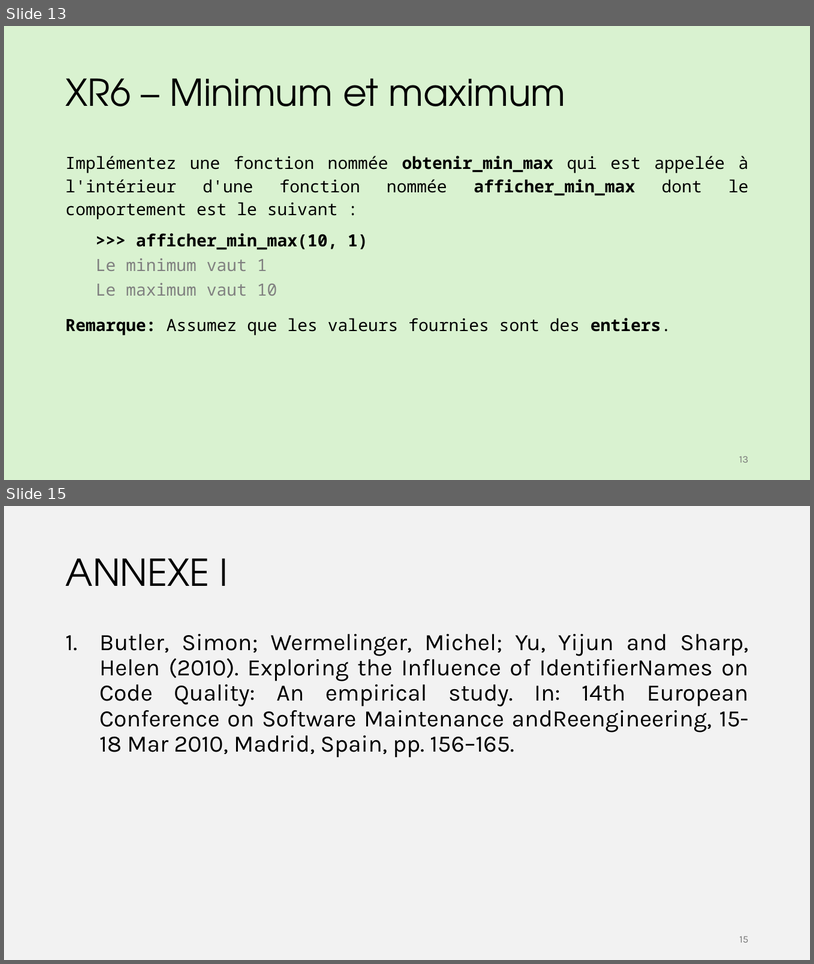
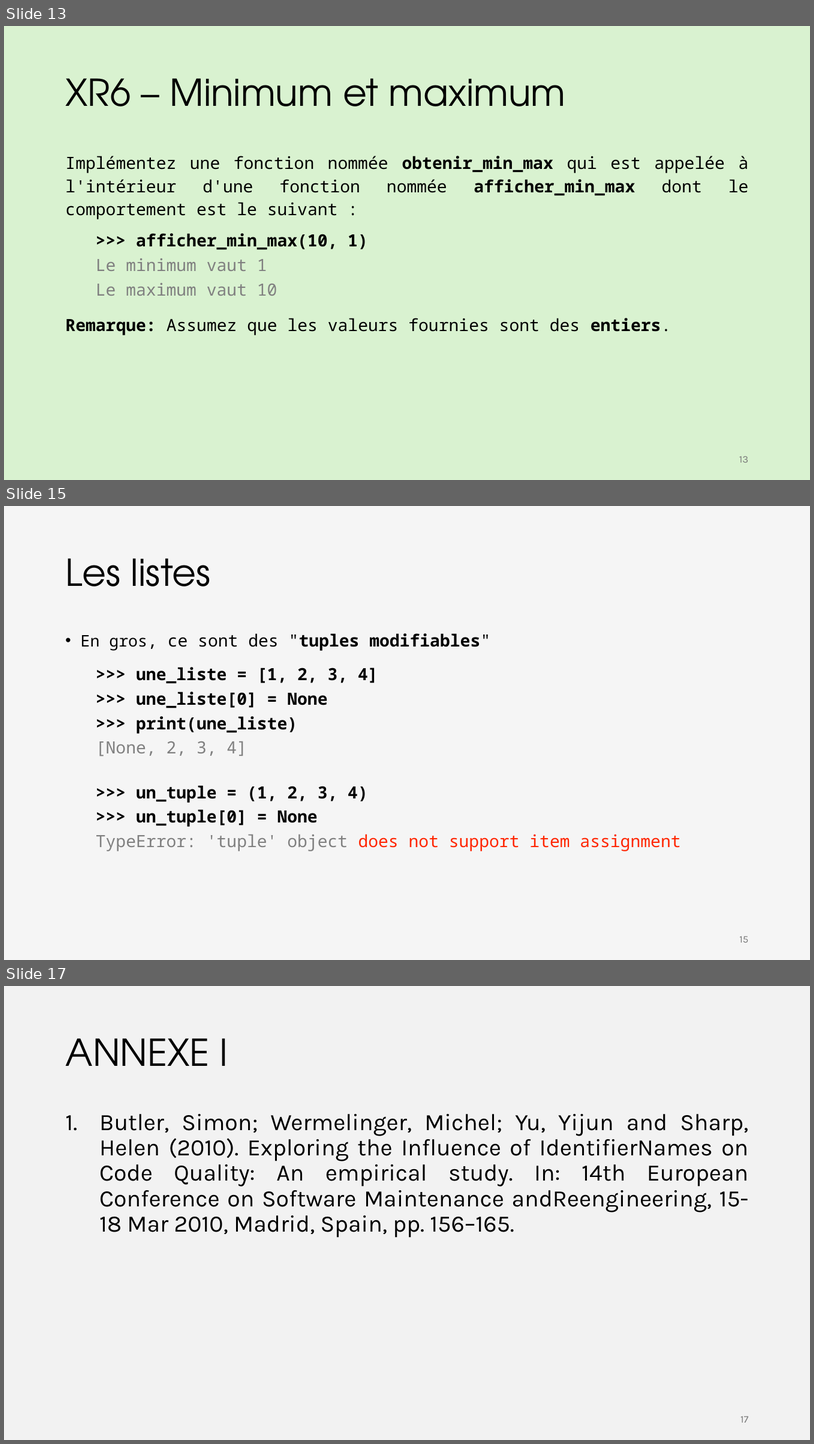
Before and after one commit to iannickgagnon/sagedays_iannick_2026, a slide deck: python_1/presentation_python_1.pptx. Shown one above the other, each under a label of ours: slides 13 and 15 before the commit, slides 13, 15 and 17 after it; the slides between them are not shown. The pictures are 814x964 and 814x1444 pixels, drawn with LibreOffice and Linux fonts; fonts in the diff are those of the drawing. Boxes give left, top, right and bottom in pixels: in the first picture for what was removed or moved away, otherwise in the second. Text is boxed around its words. In the diff, an @@ line names an element or a change of style, - is before the commit and + after.

```diff
--- a/python_1/presentation_python_1.pptx
+++ b/python_1/presentation_python_1.pptx
@@ slide 15 added at <box>4,506,810,960</box>, background #F5F5F5 @@
@@ title added at <box>65,558,210,586</box>, 44 pt, text #000000 @@
+Les listes
@@ text added at <box>81,633,681,851</box>, 20 pt, text #000000, bold @@
+• En gros, ce sont des "tuples modifiables"
+  >>> une_liste = [1, 2, 3, 4]
+  >>> une_liste[0] = None
+  >>> print(une_liste)
+  [None, 2, 3, 4]
+  >>> un_tuple = (1, 2, 3, 4)
+  >>> un_tuple[0] = None
+  TypeError: 'tuple' object does not support item assignment
@@ page number added at <box>740,936,749,942</box>, 12 pt, text #797979 @@
+15
@@ what was slide 15 is now slide 17 @@
@@ page number at <box>741,1416,749,1422</box>: text changed @@
-15
+17
```
Also in this commit, not shown: 1 slide changed, 1 other slide added.
